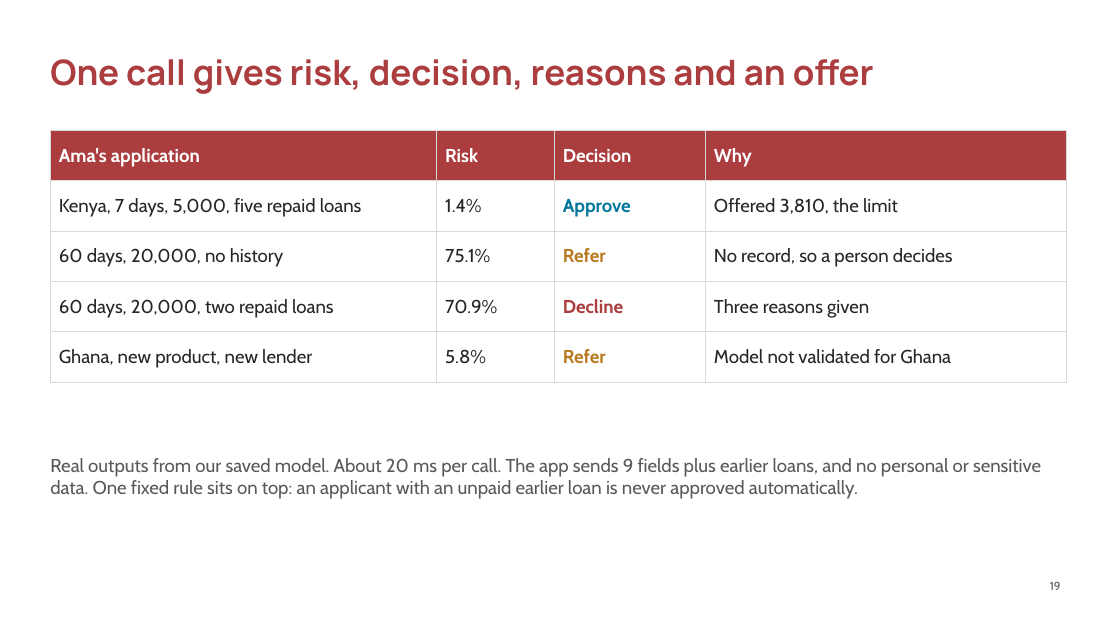
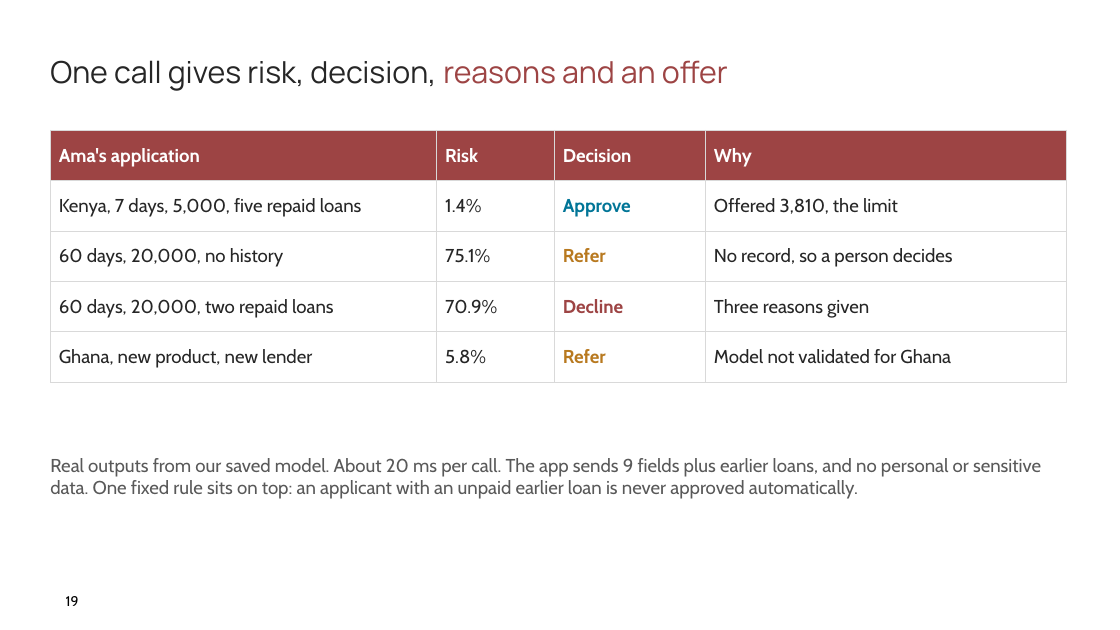
Before and after one commit to ASU-MICS-2028/mle-group-3-prosit-2, a slide deck: slide 19 of slides/NkwaPay_Debrief_Present.pptx. Drawn at 1120x630 pixels with LibreOffice and Linux fonts; fonts in the diff are those of the drawing; background and template pictures are left out. Boxes give left, top, right and bottom in pixels: in the first picture for what was removed or moved away, otherwise in the second. Text is boxed around its words. In the diff, an @@ line names an element or a change of style, - is before the commit and + after.

```diff
--- a/slides/NkwaPay_Debrief_Present.pptx
+++ b/slides/NkwaPay_Debrief_Present.pptx
@@ text "One call gives risk, decision, ..." at (50,60,728,91): size 30 to 26 pt, bold off; text colour #AB3D3F to #262626 in "One call gives risk, decision,"; text colour #AB3D3F to #9D4444 in "reasons and an offer" @@
@@ page number added at (66,596,79,606), 12 pt, text #000000 @@
+19
@@ page number removed at (1050,581,1061,590) @@
-19
```
Also in this commit, not shown: 20 other slides changed, 1 slide added.
